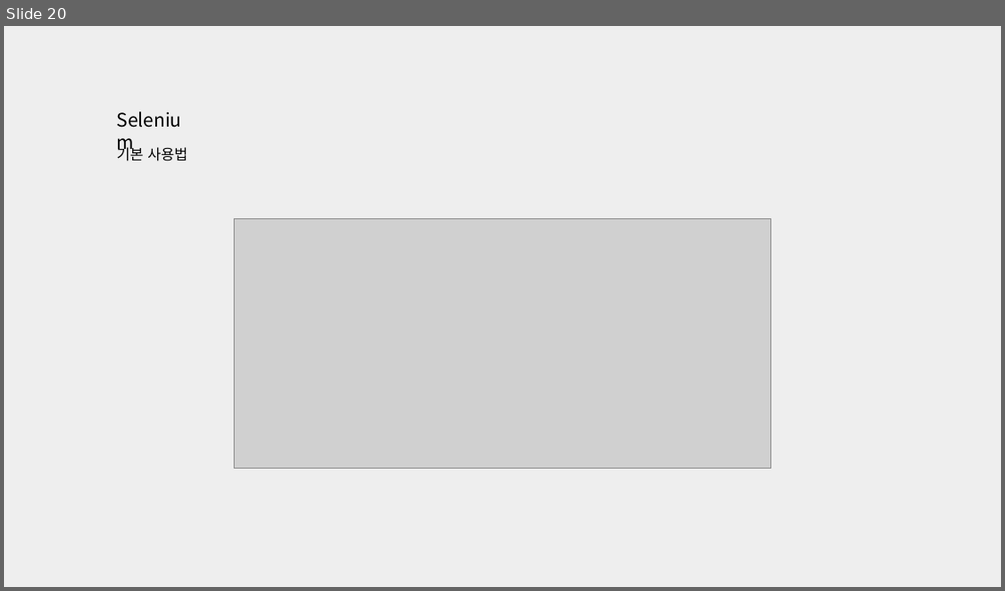
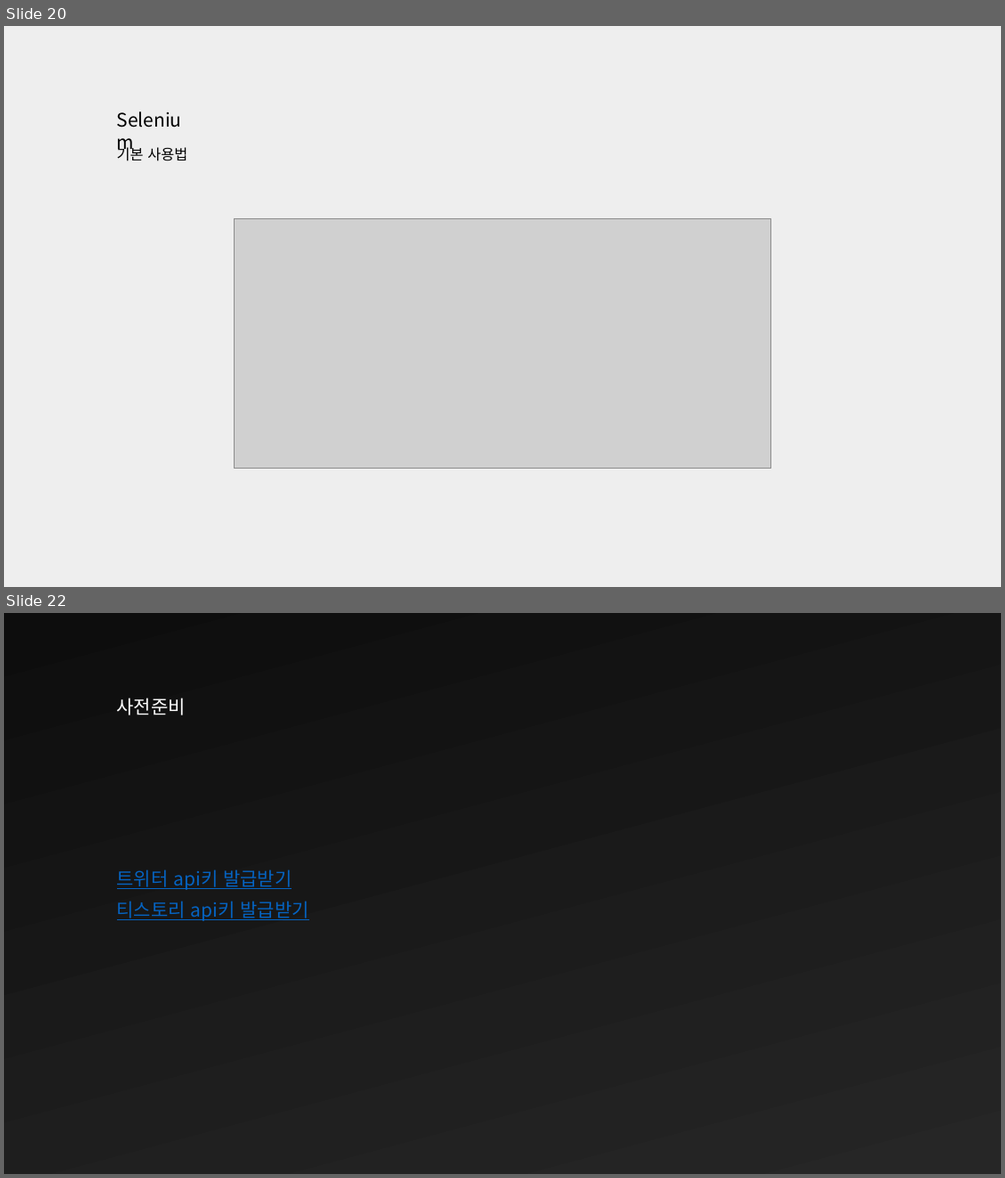
Before and after one commit to rikiisworking/seminar_samples, a slide deck: 파이썬 웹크롤러로 나만의 트위터봇 만들기.pptx. Shown one above the other, each under a label of ours: slide 20 before the commit, slides 20 and 22 after it; the slides between them are not shown. The pictures are 1005x591 and 1005x1178 pixels, drawn with LibreOffice and Linux fonts; fonts in the diff are those of the drawing; grey boxes stand for pictures. Boxes give left, top, right and bottom in pixels: in the first picture for what was removed or moved away, otherwise in the second. Text is boxed around its words. In the diff, an @@ line names an element or a change of style, - is before the commit and + after.

```diff
--- a/파이썬 웹크롤러로 나만의 트위터봇 만들기.pptx
+++ b/파이썬 웹크롤러로 나만의 트위터봇 만들기.pptx
@@ slide 22 added at bbox=[4, 613, 1001, 1174], background gradient #0D0D0D to #262626 @@
@@ text added at bbox=[117, 698, 186, 715], 18 pt, text #FFFFFF @@
+사전준비
@@ text added at bbox=[117, 869, 291, 890], 18 pt, text #0563C1, underline @@
+트위터 api키 발급받기
@@ text added at bbox=[117, 900, 309, 921], 18 pt, text #0563C1, underline @@
+티스토리 api키 발급받기
```
Also in this commit, not shown: 1 other slide added, 2 slides removed, 9 other files.
